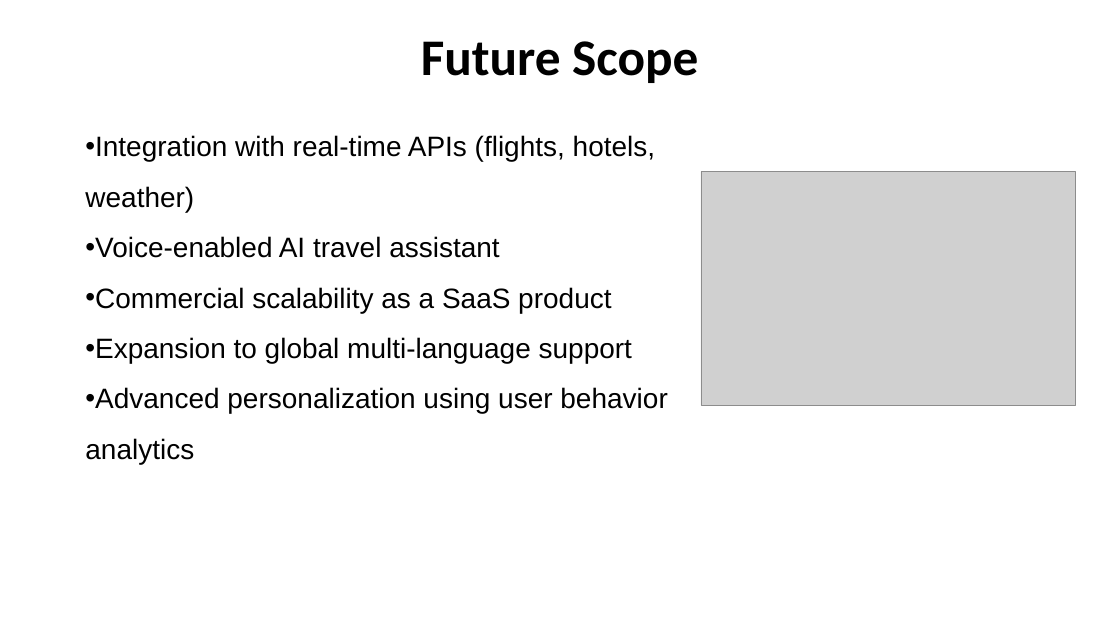
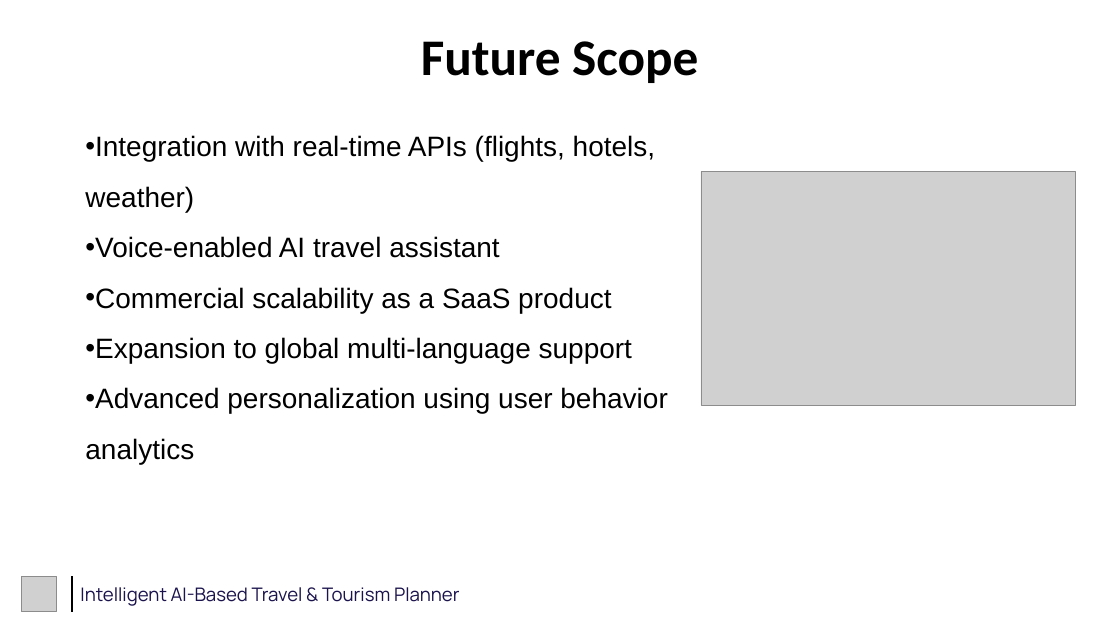
Before and after one commit to tejasreddy-9/Travel-planer, a slide deck: slide 14 of Intiligent AI-Based Travel & Tourism Planner.pptx (slide 12 before the commit). Drawn at 1120x630 pixels with LibreOffice and Linux fonts; fonts in the diff are those of the drawing; grey boxes stand for pictures. Boxes give left, top, right and bottom in pixels: in the first picture for what was removed or moved away, otherwise in the second. Text is boxed around its words. In the diff, an @@ line names an element or a change of style, - is before the commit and + after.

```diff
--- a/Intiligent AI-Based Travel & Tourism Planner.pptx
+++ b/Intiligent AI-Based Travel & Tourism Planner.pptx
@@ picture added at bbox=[21, 576, 56, 613] @@
@@ line added from (72, 576) to (72, 612), #000000 1.5 pt @@
@@ text added at bbox=[80, 587, 460, 606], 16 pt, text #1B134C @@
+Intelligent AI-Based Travel & Tourism Planner
```
Also in this commit, not shown: 3 other slides changed, 2 slides added.
